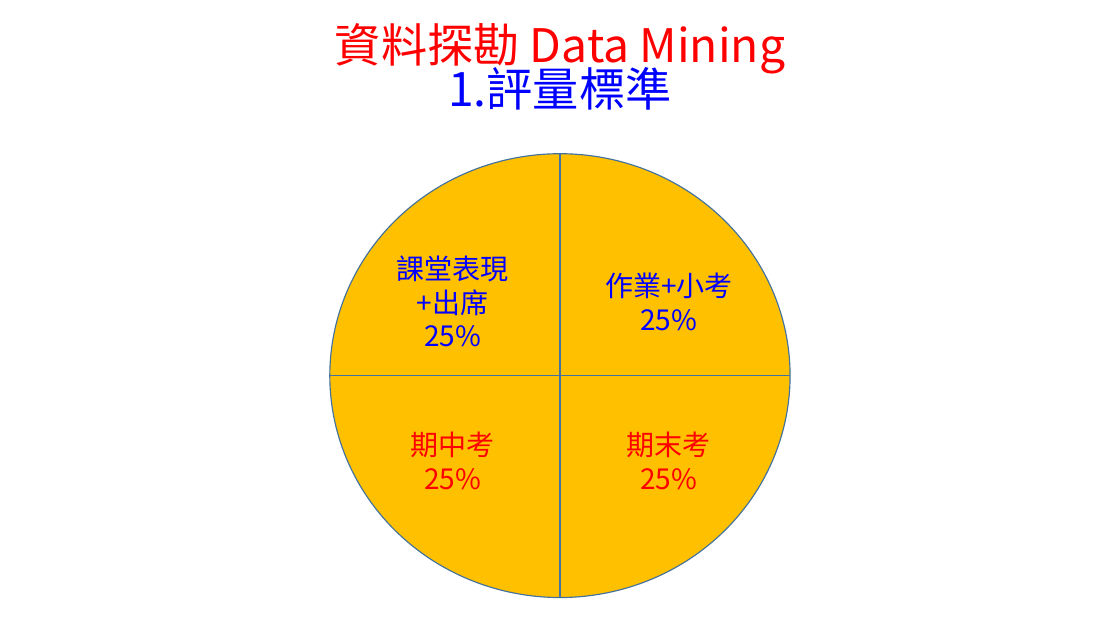
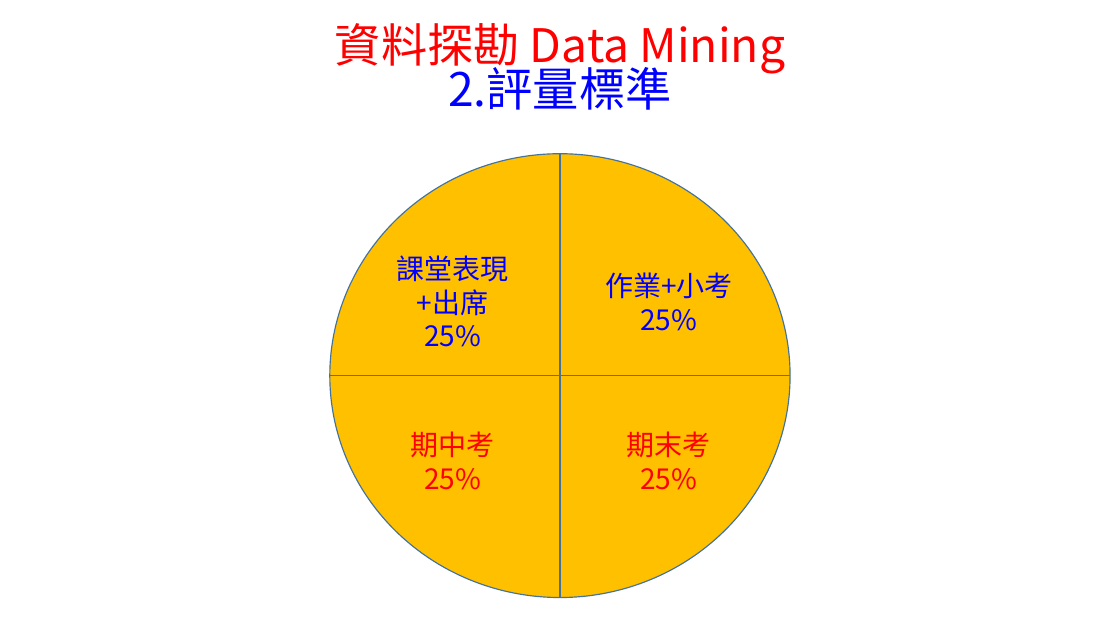
Before and after one commit to chih-chengwu/Data-Mining-MarkDown, a slide deck: slide 3 of 第一週_1.課堂規定及評量標準.pptx (slide 2 before the commit). Drawn at 1120x630 pixels with LibreOffice and Linux fonts; fonts in the diff are those of the drawing. Boxes give left, top, right and bottom in pixels: in the first picture for what was removed or moved away, otherwise in the second. Text is boxed around its words. In the diff, an @@ line names an element or a change of style, - is before the commit and + after.

```diff
--- a/第一週_1.課堂規定及評量標準.pptx
+++ b/第一週_1.課堂規定及評量標準.pptx
@@ text at [448, 59, 671, 110]: text changed @@
-1.評量標準
+2.評量標準
```
Also in this commit, not shown: 6 other slides changed, 1 other file.
